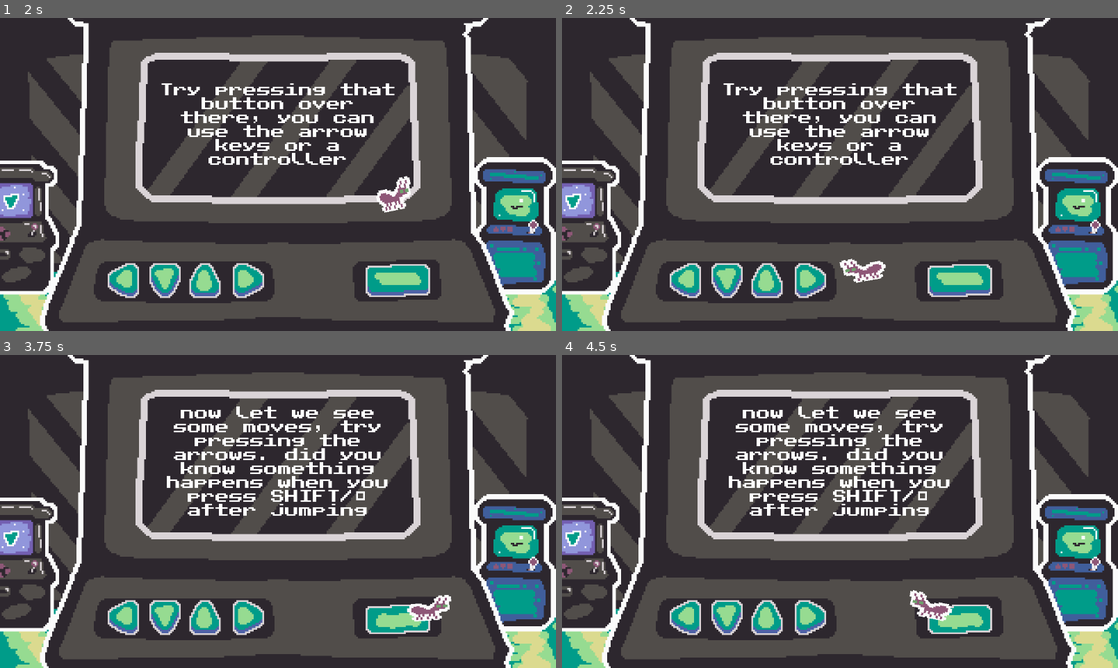
Above: before the commit, frames 1-4 (two rows, left to right).
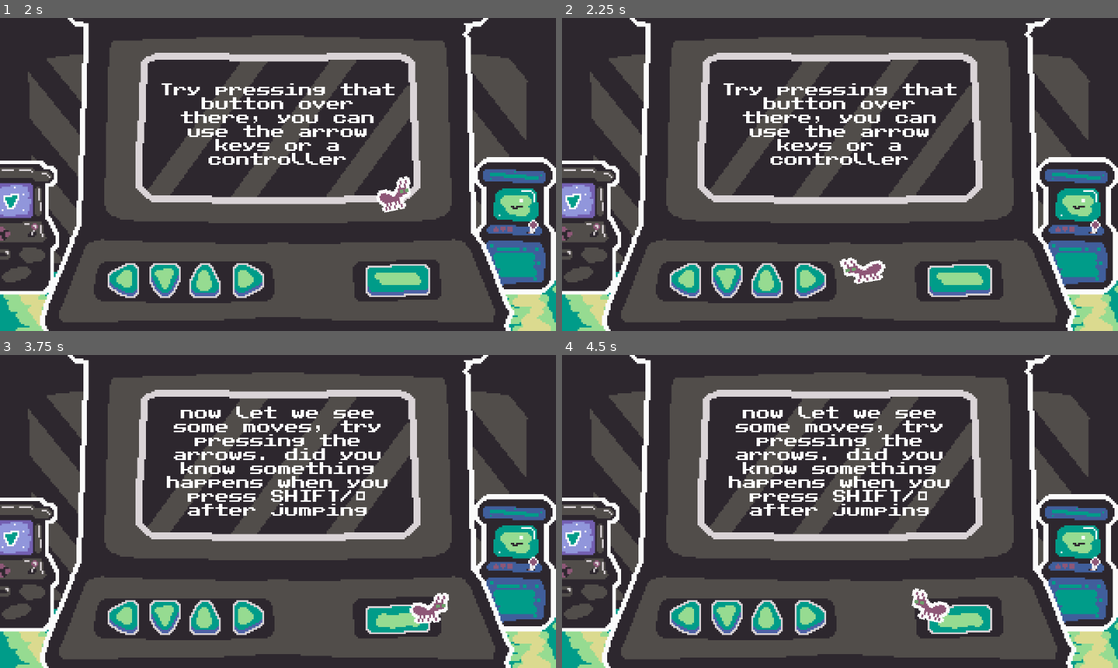
Above: after the commit, the same moments.

Repository: Renan-G-projec/LittleJameGam
Game: Godot game, scene res://scenes/menu.tscn
The game is run twice, just before and just after one commit, with the same random seed, the same clock (stepped at 60 frames per second) and the same inputs.
Inputs:
- Up to frame 1 (2 s): tap Enter (ui_accept) at 0.5 s; hold Right (ant_move_right) from 0.53 s (still down); tap Shift (ant_dash) at 0.6, 1.35 s; tap Space (ant_jump) at 0.77, 1.52 s
- Up to frame 2 (2.25 s): release Right (ant_move_right) at 2.03 s; hold A (ant_move_left) from 2.03 s (still down); tap Shift (ant_dash) at 2.1 s
- Up to frame 3 (3.75 s): release A (ant_move_left) at 2.78 s; hold Right (ant_move_right) from 2.78 s (still down); tap Shift (ant_dash) at 2.85, 3.6 s; tap Space (ant_jump) at 3.02 s
- Up to frame 4 (4.5 s): tap Space (ant_jump) at 3.77 s; release Right (ant_move_right) at 4.28 s; hold A (ant_move_left) from 4.28 s (still down); tap Shift (ant_dash) at 4.35 s

Frame 1 is identical in both runs. In frame 2, 0.1% of the frame differs, in the area x 49-59%, y 76-86%; in frame 3, 0.2%; in frame 4, 0.2%, in the area x 62-71%, y 74-86%.

Commit message:
Add squash animation on landing
Track when the player is airborne and play a squash animation when they land.

Diff:
--- a/scripts/player.gd
+++ b/scripts/player.gd
@@ -22,6 +22,8 @@
 
 var _facing_direction: int = 1
 
+var was_airbourne = false
+
 func _physics_process(delta: float) -> void:
 	_update_velocity(delta)
 	move_and_slide()
@@ -31,6 +33,12 @@
 func _update_velocity(delta: float) -> void:
 	if !is_on_floor():
 		velocity += get_gravity() * delta
+		was_airbourne = true
+	else:
+		if was_airbourne:
+			was_airbourne = false
+			_feel_component.squash_animation(_sprite, Vector2(1.3, 0.8), 0.2)
+
 
 	if is_on_floor() && _jump_input_buffer:
 		_jump()
